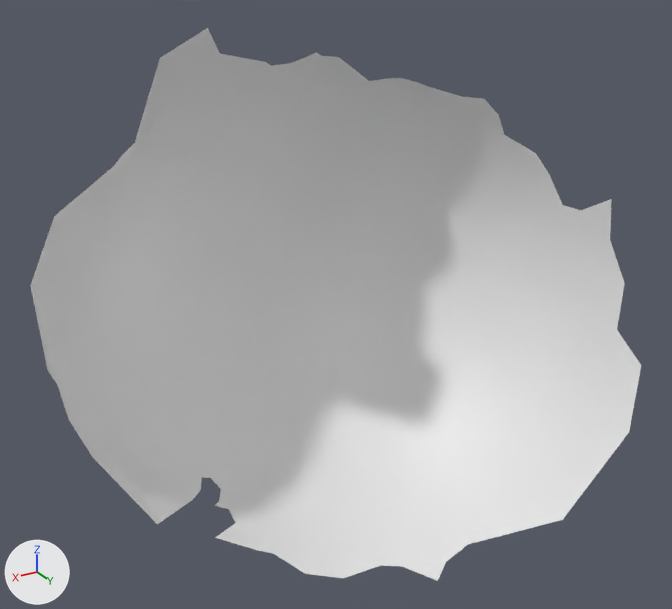
Renders of the OBJ model res/final/camerafocus/cleanedup/CameraFocus_M14.000001.obj from each side of a commit.
Rendered twice from a 50 mm lens placed at (42.4, 80.9, 32.4), pointed at (-78.9, -121.3, -68.7). Lighting does not change. The marker at lower left points along +X, +Y and +Z. Where no turn or scale is listed for an object, it has been applied to the vertices.

In view in the first picture: 'CameraFocus_M14.000001'.
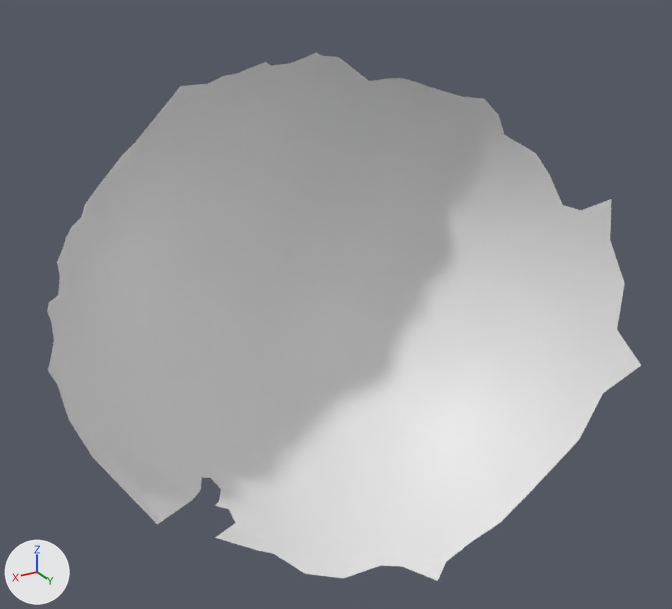
Pixel boxes (x1, y1, x2, y2) of what changed, in the pictures (672 x 609 px):
'CameraFocus_M14.000001', reshaped: before (30, 28, 641, 581); after (47, 53, 641, 581)
part 1 of me_camerafocus_m14_000001, deleted: before (30, 28, 264, 370)
part 2 of me_camerafocus_m14_000001, deleted: before (469, 366, 641, 544)

Diff of the bpy script that builds the scene:
```diff
--- a/res/final/camerafocus/cleanedup/CameraFocus_M14.000001.obj.py
+++ b/res/final/camerafocus/cleanedup/CameraFocus_M14.000001.obj.py
@@ me_camerafocus_m14_000001 @@
 # used by ob_camerafocus_m14_000001; location = (0.0, 0.0, 0.0)
 # verts and faces of me_camerafocus_m14_000001; kept vertices keep their numbers, new ones are numbered from 3970
 # before: 3903 (-130.0, -85.0, -119.0) at pixel (550, 471), 3914 (-149.0, -74.0, -85.0) at pixel (641, 365), 3915 (-145.0, -83.0, -97.0) at pixel (603, 393), 3918 (-122.0, -86.0, -126.0) at pixel (525, 496), 3925 (-138.0, -82.0, -110.0) at pixel (579, 439)
 # before: 3951 (-104.0, -88.0, -137.0) at pixel (468, 544), 3953 (-114.0, -86.0, -132.0) at pixel (500, 522), 3963 (-143.0, -69.0, -102.0) at pixel (629, 432), 3968 (-123.0, -71.0, -125.0) at pixel (562, 519)
-me_camerafocus_m14_000001.from_pydata(...)  # 3970 vertices, 7876 faces; spans x -154.0..-1.0, y -175.0..-69.0, z -142.0..4.0
+me_camerafocus_m14_000001.from_pydata(...)  # 3963 vertices, 7844 faces; spans x -154.0..-2.0, y -175.0..-74.0, z -142.0..-5.0
+# me_camerafocus_m14_000001 part 1
+# 5 vertices are removed from x -60.0..-1.0, y -149.0..-133.0, z -51.0..4.0
+# 25 faces are deleted
+# me_camerafocus_m14_000001 part 2
+delete_vertices([3963, 3968])  # with the faces that use them
```
